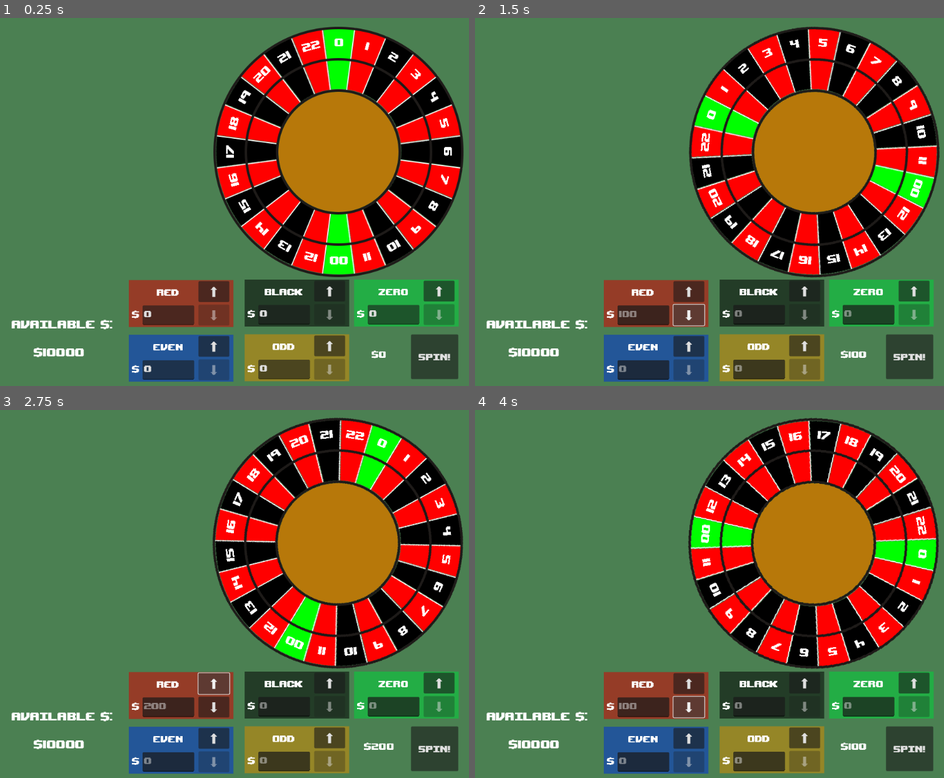
Above: before the commit, frames 1-4 (two rows, left to right).
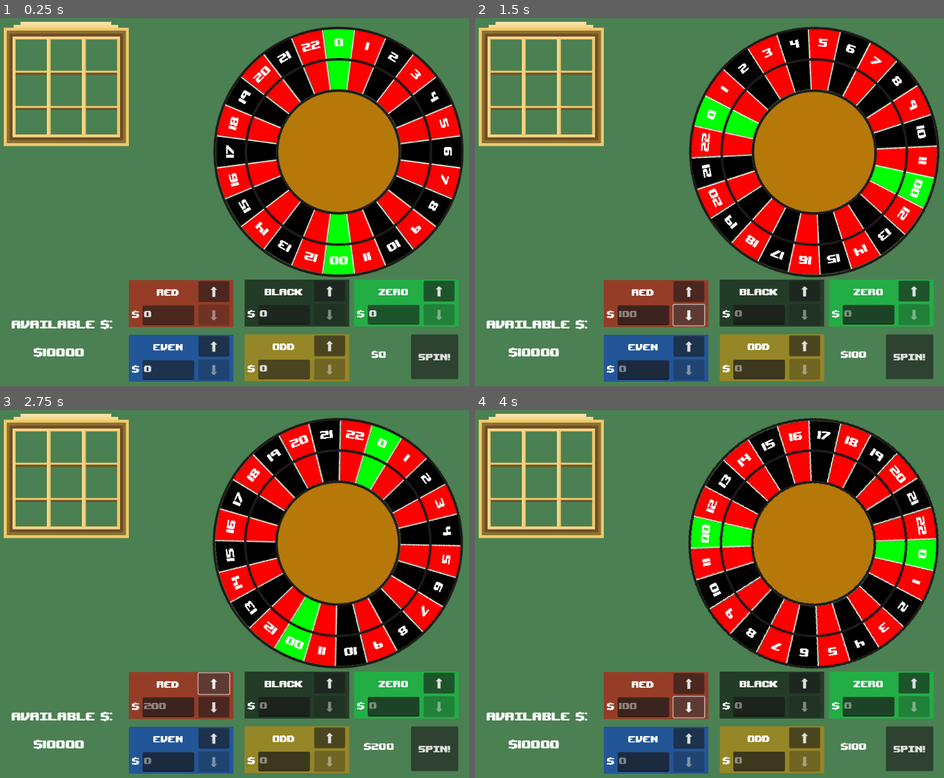
Above: after the commit, the same moments.

Repository: RossRKK/gmtk-game-jam-2025
Game: Godot game, scene res://scenes/roulette_scene.tscn
Same seed, same stepped clock (60 frames per second), same inputs: the game is played once before the commit and once after it.
Inputs:
- Up to frame 1 (0.25 s): no input
- Up to frame 2 (1.5 s): click "Spin!" at 0.5 s; click "⬇" at 1.25 s
- Up to frame 3 (2.75 s): click "⬆" at 2 s
- Up to frame 4 (4 s): click "Spin!" at 2.75 s; click "⬇" at 3.5 s

The runs differ from the first frame. In frame 1, 4.3% of the frame differs, in the area x 0-28%, y 1-35%; in frame 2, 4.3%; in frame 3, 4.3%; in frame 4, 4.3%.

Commit message:
Add slot machine scene

Diff:
--- a/scenes/roulette_scene.tscn
+++ b/scenes/roulette_scene.tscn
@@ -1,10 +1,11 @@
-[gd_scene load_steps=8 format=3 uid="uid://dhyms0lpvrve6"]
+[gd_scene load_steps=9 format=3 uid="uid://dhyms0lpvrve6"]
 
 [ext_resource type="PackedScene" uid="uid://blbams3bsbfjm" path="res://scenes/post_processing_effects/crt_effect.tscn" id="1_8h7hl"]
 [ext_resource type="Script" uid="uid://ihpwiim42g6l" path="res://scripts/roulette_scene.gd" id="1_nh752"]
 [ext_resource type="PackedScene" uid="uid://r5abxcpmk0i7" path="res://scenes/roulette_wheel.tscn" id="2_bivp3"]
 [ext_resource type="PackedScene" path="res://scenes/post_processing_effects/pixel_effect.tscn" id="2_wwc13"]
 [ext_resource type="PackedScene" uid="uid://cciepqx17ef51" path="res://scenes/betting_board.tscn" id="3_iked3"]
+[ext_resource type="PackedScene" uid="uid://ygriw6svhfvb" path="res://scenes/slot_machine.tscn" id="4_wwc13"]
 [ext_resource type="Theme" uid="uid://774qwrnpcvo5" path="res://scenes/text_theme.tres" id="5_4tu1h"]
 [ext_resource type="Script" uid="uid://bd6fh0c2rceq5" path="res://scripts/result_text.gd" id="5_r8avv"]
 
@@ -28,6 +29,10 @@
 position = Vector2(263, 523)
 scale = Vector2(0.8, 0.8)
 
+[node name="SlotMachine" parent="." instance=ExtResource("4_wwc13")]
+position = Vector2(164, 150)
+scale = Vector2(2, 2)
+
 [node name="MoneyLabel" type="RichTextLabel" parent="."]
 offset_left = 46.0
 offset_top = 625.0
@@ -46,19 +51,19 @@
 text = "$$$$"
 horizontal_alignment = 1
 
+[node name="Resulttext" type="RichTextLabel" parent="."]
+offset_left = 10.0
+offset_top = 486.0
+offset_right = 565.0
+offset_bottom = 542.0
+theme = ExtResource("5_4tu1h")
+horizontal_alignment = 1
+script = ExtResource("5_r8avv")
+
 [node name="pixelate" parent="." instance=ExtResource("2_wwc13")]
 visible = false
 
 [node name="CRTEffect" parent="." instance=ExtResource("1_8h7hl")]
 visible = false
 
-[node name="Resulttext" type="RichTextLabel" parent="."]
-offset_left = 5.0
-offset_top = 490.0
-offset_right = 560.0
-offset_bottom = 546.0
-theme = ExtResource("5_4tu1h")
-horizontal_alignment = 1
-script = ExtResource("5_r8avv")
-
 [connection signal="submit_bet" from="BettingBoard" to="RouletteWheel" method="_start_spin"]
--- /dev/null
+++ b/scenes/slot_machine.tscn
@@ -0,0 +1,8 @@
+[gd_scene load_steps=2 format=3 uid="uid://ygriw6svhfvb"]
+
+[ext_resource type="Texture2D" uid="uid://qc4paeh73wm5" path="res://assets/png/slot.png" id="1_xixe3"]
+
+[node name="SlotMachine" type="Node2D"]
+
+[node name="SlotMachineSprite" type="Sprite2D" parent="."]
+texture = ExtResource("1_xixe3")
